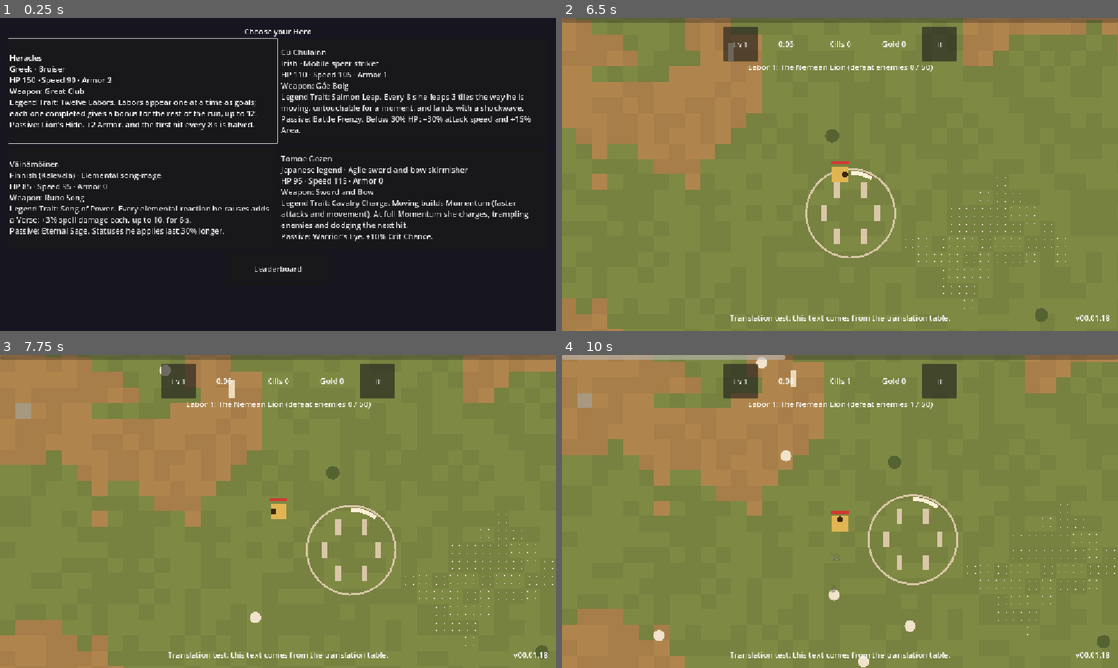
Above: before the commit, frames 1-4 (two rows, left to right).
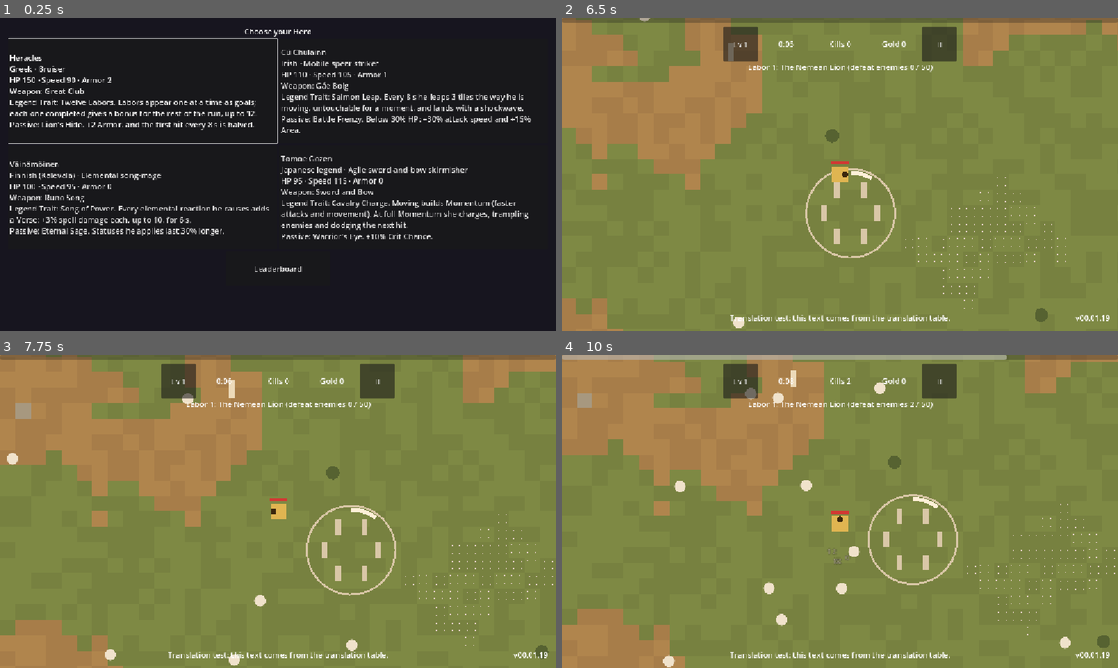
Above: after the commit, the same moments.

Repository: Zephino/Mythriven
Game: Godot game, scene res://scenes/main.tscn
The game is run twice, just before and just after one commit, with the same random seed, the same clock (stepped at 60 frames per second) and the same inputs.
Inputs (mouse positions are in pixels of both pictures, inside the frame that each line leads up to):
- Up to frame 1 (0.25 s): no input
- Up to frame 2 (6.5 s): click "Heracles Greek · Bruiser HP 1…" at 0.5 s; click "Lv 1" at 1.25 s; click "II" at 2 s; click "Resume" at 2.75 s; tap Enter at 3.5 s; move the mouse to (962, 158) at 3.52 s; hold D (move_right) 3.53-4.25 s; hold Tab (level_badge) 3.53-4.25 s; click (962, 158) at 3.67 s; drag from (728, 190) to (812, 237) at 4.27 s; move the mouse to (895, 105) at 5.02 s; hold D (move_right) 5.03-5.75 s; hold Shift 5.03-5.75 s; drag from (812, 237) to (673, 127) at 5.77 s
- Up to frame 3 (7.75 s): move the mouse to (444, 558) at 6.52 s; hold A (move_left) 6.53-7.25 s; tap Ctrl at 6.6 s; drag from (111, 464) to (194, 433) at 7.27 s
- Up to frame 4 (10 s): move the mouse to (867, 511) at 8.02 s; hold S (move_down) 8.03-8.75 s; hold R (resonance) 8.03-8.75 s; click (867, 511) at 8.17 s; drag from (756, 433) to (728, 527) at 8.77 s; move the mouse to (962, 495) at 9.52 s; hold W (move_up) from 9.53 s (still down); tap Alt at 9.6 s

The runs differ from the first frame. In frame 1, 0.1% of the frame differs, in the area x 4-20%, y 53-56%; in frame 2, less than 0.1%; in frame 3, 0.5%; in frame 4, 1.7%, in the area x 16-99%, y 0-100%.

Commit message:
v00.01.19 Review: slower leveling, busier start, Väinämöinen 100 HP
Owner-approved balance pass after bot playtests. XP to the next level is
now (5 + 30 per level) × 1.015 per level instead of +10% per level, the
first 10 minutes spawn more enemies (with swarms and flyers from the
start), later spawns are +20%, Väinämöinen has 100 HP, and boss HP and
Guard are lower so fights stay short with the slower leveling.
GAME_DESIGN.md updated for the XP curve and Väinämöinen's HP.

Co-Authored-By: Claude Opus 5.5 <noreply@anthropic.com>
Claude-Session: https://claude.ai/code/session_015nF5Mw8v9R2Etpth2EQKF7

Diff:
--- a/data/bosses.json
+++ b/data/bosses.json
@@ -11,7 +11,7 @@
     "keep_distance_px": 110,
     "attack_every_s": 2.6,
     "guard_gauge": {
-      "max": 900,
+      "max": 450,
       "break_s": 4,
       "damage_taken_mult": 1.5,
       "refill_growth": 1.25
@@ -106,7 +106,7 @@
     "keep_distance_px": 60,
     "attack_every_s": 2.2,
     "guard_gauge": {
-      "max": 1400,
+      "max": 700,
       "break_s": 4,
       "damage_taken_mult": 1.5,
       "refill_growth": 1.25
@@ -188,7 +188,7 @@
     "keep_distance_px": 130,
     "attack_every_s": 2.8,
     "guard_gauge": {
-      "max": 2000,
+      "max": 1100,
       "break_s": 4,
       "damage_taken_mult": 1.5,
       "refill_growth": 1.25
--- a/data/config.json
+++ b/data/config.json
@@ -215,8 +215,10 @@
   "xp": {
     "orb_values": [1, 5, 25],
     "orb_merge_threshold": 300,
+    "_curve_doc": "XP to reach the next level = (level_2_xp + step_per_level × (level − 1)) × (1 + growth_per_level)^(level − 1). Owner approved a slower curve on 10/29/2026 (was 5 XP, then +10% per level).",
     "level_2_xp": 5,
-    "growth_per_level": 0.1,
+    "step_per_level": 30,
+    "growth_per_level": 0.015,
     "orb_pool": 600,
     "orb_size_px": [4, 6, 9],
     "orb_colors": ["#5ab4ff", "#5affa0", "#ffd25a"],
--- a/data/enemies.json
+++ b/data/enemies.json
@@ -379,7 +379,7 @@
     "family": "bosses",
     "tradition": "greek",
     "movement": "still",
-    "hp": 6000,
+    "hp": 2500,
     "speed": 34,
     "contact_damage": 10,
     "armor": 2,
@@ -402,7 +402,7 @@
     "family": "bosses",
     "tradition": "greek",
     "movement": "still",
-    "hp": 9000,
+    "hp": 3800,
     "speed": 60,
     "contact_damage": 14,
     "armor": 4,
@@ -425,7 +425,7 @@
     "family": "bosses",
     "tradition": "greek",
     "movement": "still",
-    "hp": 14000,
+    "hp": 7000,
     "speed": 30,
     "contact_damage": 16,
     "armor": 5,
--- a/data/heroes.json
+++ b/data/heroes.json
@@ -245,7 +245,7 @@
     "lore_source": "Kalevala (Elias Lönnrot, 1835/1849): Väinämöinen, the eternal singer",
     "lore_verified": false,
     "stats": {
-      "max_hp": 85,
+      "max_hp": 100,
       "move_speed": 95,
       "armor": 0,
       "might": 0,
--- a/data/schemas.json
+++ b/data/schemas.json
@@ -276,6 +276,7 @@
               },
               "orb_merge_threshold": "number",
               "level_2_xp": "number",
+              "step_per_level": "number",
               "growth_per_level": "number",
               "orb_pool": "number",
               "orb_size_px": {
--- a/data/waves_aegean_shore.json
+++ b/data/waves_aegean_shore.json
@@ -4,35 +4,50 @@
   "rows": [
     {
       "from_min": 0,
-      "spawns_per_s": 1.0,
+      "spawns_per_s": 1.6,
       "singles": {
         "satyr_skirmisher": 1
       },
       "packs": [
         {
           "type": "shade_swarm",
-          "chance": 0.05,
+          "chance": 0.08,
           "size": [
             6,
             12
           ]
         }
       ],
-      "groups": []
+      "groups": [
+        {
+          "type": "shade_flyer",
+          "kind": "flyer",
+          "every_s": 40,
+          "size": 4
+        }
+      ]
     },
     {
       "from_min": 2,
-      "spawns_per_s": 1.3,
+      "spawns_per_s": 2.0,
       "singles": {
         "satyr_skirmisher": 1
       },
       "packs": [
         {
           "type": "shade_swarm",
-          "chance": 0.06,
-          "size": [
-            8,
-            16
+          "chance": 0.07,
+          "size": [
+            8,
+            16
+          ]
+        },
+        {
+          "type": "harpy_swarm",
+          "chance": 0.04,
+          "size": [
+            6,
+            10
           ]
         }
       ],
@@ -47,7 +62,7 @@
     },
     {
       "from_min": 4,
-      "spawns_per_s": 1.6,
+      "spawns_per_s": 2.3,
       "singles": {
         "satyr_skirmisher": 1
       },
@@ -80,7 +95,7 @@
     },
     {
       "from_min": 6,
-      "spawns_per_s": 1.9,
+      "spawns_per_s": 2.55,
       "singles": {
         "satyr_skirmisher": 1
       },
@@ -119,7 +134,7 @@
     },
     {
       "from_min": 8,
-      "spawns_per_s": 2.2,
+      "spawns_per_s": 2.75,
       "singles": {
         "satyr_skirmisher": 1
       },
@@ -158,7 +173,7 @@
     },
     {
       "from_min": 10,
-      "spawns_per_s": 2.4,
+      "spawns_per_s": 2.88,
       "singles": {
         "satyr_skirmisher": 6,
         "siren_caster": 1,
@@ -199,7 +214,7 @@
     },
     {
       "from_min": 12,
-      "spawns_per_s": 2.7,
+      "spawns_per_s": 3.24,
       "singles": {
         "satyr_skirmisher": 6,
         "siren_caster": 1,
@@ -240,7 +255,7 @@
     },
     {
       "from_min": 14,
-      "spawns_per_s": 3.0,
+      "spawns_per_s": 3.6,
       "singles": {
         "satyr_skirmisher": 5,
         "siren_caster": 1,
@@ -281,7 +296,7 @@
     },
     {
       "from_min": 16,
-      "spawns_per_s": 3.3,
+      "spawns_per_s": 3.96,
       "singles": {
         "satyr_skirmisher": 5,
         "siren_caster": 1,
@@ -322,7 +337,7 @@
     },
     {
       "from_min": 18,
-      "spawns_per_s": 3.6,
+      "spawns_per_s": 4.32,
       "singles": {
         "satyr_skirmisher": 5,
         "siren_caster": 1,
@@ -363,7 +378,7 @@
     },
     {
       "from_min": 20,
-      "spawns_per_s": 3.8,
+      "spawns_per_s": 4.56,
       "singles": {
         "satyr_skirmisher": 5,
         "siren_caster": 1,
@@ -411,7 +426,7 @@
     },
     {
       "from_min": 23,
-      "spawns_per_s": 4.2,
+      "spawns_per_s": 5.04,
       "singles": {
         "satyr_skirmisher": 5,
         "siren_caster": 1,
@@ -459,7 +474,7 @@
     },
     {
       "from_min": 26,
-      "spawns_per_s": 4.6,
+      "spawns_per_s": 5.52,
       "singles": {
         "satyr_skirmisher": 5,
         "siren_caster": 1,
@@ -507,7 +522,7 @@
     },
     {
       "from_min": 28,
-      "spawns_per_s": 5.0,
+      "spawns_per_s": 6.0,
       "singles": {
         "satyr_skirmisher": 5,
         "siren_caster": 2,
--- a/project.godot
+++ b/project.godot
@@ -11,7 +11,7 @@
 [application]
 
 config/name="Mythriven"
-config/version="00.01.18"
+config/version="00.01.19"
 run/main_scene="res://scenes/main.tscn"
 config/features=PackedStringArray("4.7", "GL Compatibility")
 
--- a/scripts/meta/level_up_rules.gd
+++ b/scripts/meta/level_up_rules.gd
@@ -19,10 +19,13 @@
 const PASSIVES_FILE := "passives.json"
 
 
-## XP needed to go from `level` to `level + 1`.
+## XP needed to go from `level` to `level + 1`: level 2 needs `level_2_xp`,
+## each level after needs `step_per_level` more, and `growth_per_level`
+## (0 = off) can make the whole curve grow by a percentage too.
 static func xp_to_next(level: int) -> float:
-	var first: float = Data.cfg_float("xp.level_2_xp")
-	return roundf(first * pow(1.0 + Data.cfg_float("xp.growth_per_level"), maxi(level - 1, 0)))
+	var steps: int = maxi(level - 1, 0)
+	var linear: float = Data.cfg_float("xp.level_2_xp") + Data.cfg_float("xp.step_per_level") * steps
+	return roundf(linear * pow(1.0 + Data.cfg_float("xp.growth_per_level"), steps))
 
 
 static func passive_data(passive_id: String) -> Dictionary:
--- a/tests/test_heroes.gd
+++ b/tests/test_heroes.gd
@@ -45,7 +45,7 @@
 
 
 func test_four_starting_heroes_with_design_stats() -> void:
-	var expected: Dictionary = {"heracles": [150, 90, 2], "cu_chulainn": [110, 105, 1], "vainamoinen": [85, 95, 0], "tomoe_gozen": [95, 115, 0]}
+	var expected: Dictionary = {"heracles": [150, 90, 2], "cu_chulainn": [110, 105, 1], "vainamoinen": [100, 95, 0], "tomoe_gozen": [95, 115, 0]}
 	for hero_id: String in expected:
 		var stats: Dictionary = HeroRules.find(hero_id)["stats"]
 		assert_eq([int(stats["max_hp"]), int(stats["move_speed"]), int(stats["armor"])], expected[hero_id], hero_id)
--- a/tests/test_progression.gd
+++ b/tests/test_progression.gd
@@ -17,14 +17,17 @@
 	GameAuthority.end_scene()
 
 
-func test_xp_curve_starts_at_5_and_grows_about_10_percent() -> void:
+func test_xp_curve_starts_at_5_and_grows_by_a_step_and_a_percentage() -> void:
 	assert_eq(LevelUpRules.xp_to_next(1), 5.0)
 	var previous: float = LevelUpRules.xp_to_next(1)
 	for level: int in range(2, 30):
 		var needed: float = LevelUpRules.xp_to_next(level)
 		assert_true(needed >= previous, "level %d should not need less XP" % level)
 		previous = needed
-	assert_almost_eq(LevelUpRules.xp_to_next(21), 5.0 * pow(1.1, 20), 1.0)
+	var step: float = Data.cfg_float("xp.step_per_level")
+	var growth: float = Data.cfg_float("xp.growth_per_level")
+	assert_gt(step, 0.0)
+	assert_almost_eq(LevelUpRules.xp_to_next(21), (5.0 + step * 20.0) * pow(1.0 + growth, 20), 1.0)
 
 
 func test_collecting_xp_queues_level_ups() -> void:
Not shown, changed: CHANGELOG.md
Not shown, changed: GAME_DESIGN.md
Not shown, changed: VERSION
Not shown, changed: docs/DECISIONS.md
Not shown, changed: docs/PROGRESS.md
